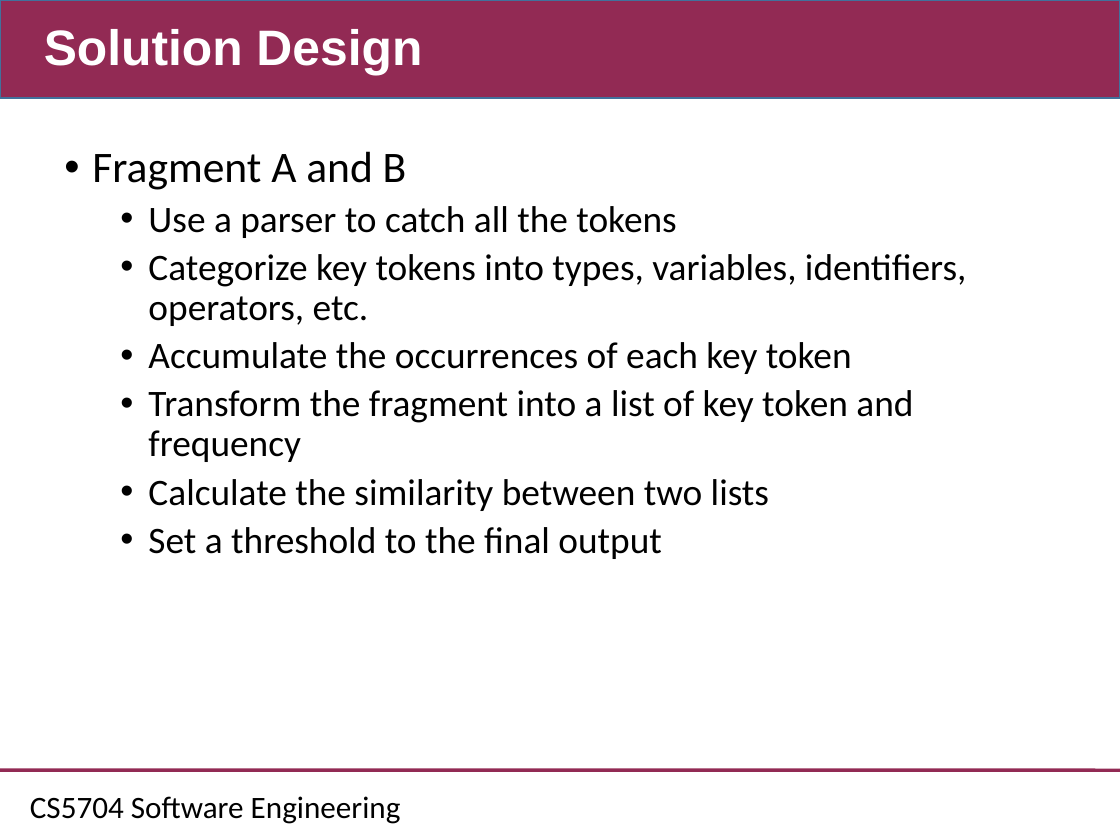
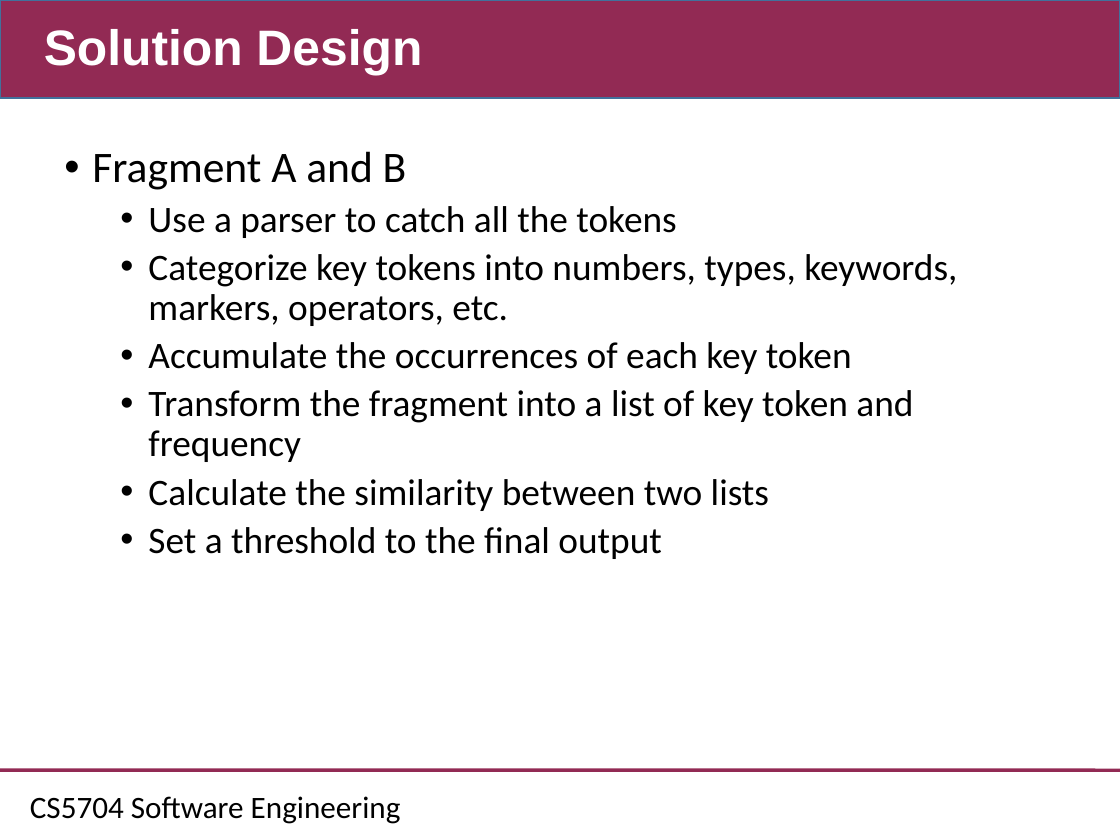
Before and after one commit to CSCC5704/Documents, a slide deck: slide 5 of CS5704_Midpoint.ppt. Drawn at 1120x840 pixels with LibreOffice and Linux fonts; fonts in the diff are those of the drawing; background and template pictures are left out. Boxes give left, top, right and bottom in pixels: in the first picture for what was removed or moved away, otherwise in the second. Text is boxed around its words. In the diff, an @@ line names an element or a change of style, - is before the commit and + after.

```diff
--- a/CS5704_Midpoint.ppt
+++ b/CS5704_Midpoint.ppt
@@ text at bbox=[148, 254, 957, 326]: text changed @@
-  • Categorize key tokens into types, variables, identifiers, operators, etc.
+  • Categorize key tokens into numbers, types, keywords, markers, operators, etc.
```
Also in this commit, not shown: 1 other file.
